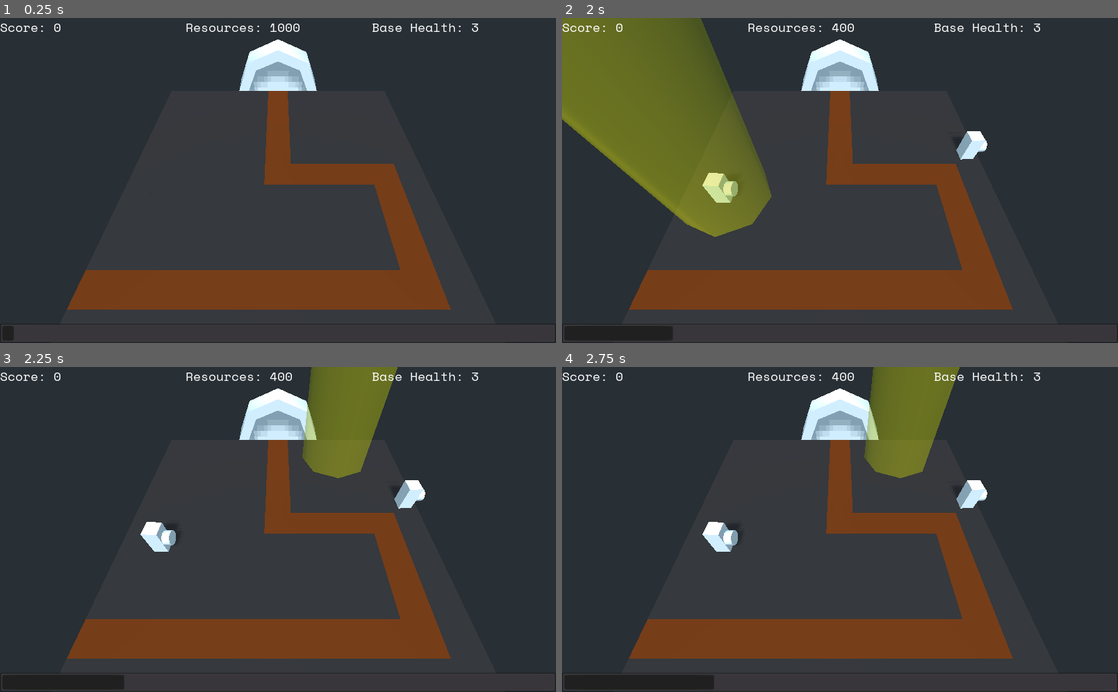
Above: before the commit, frames 1-4 (two rows, left to right).
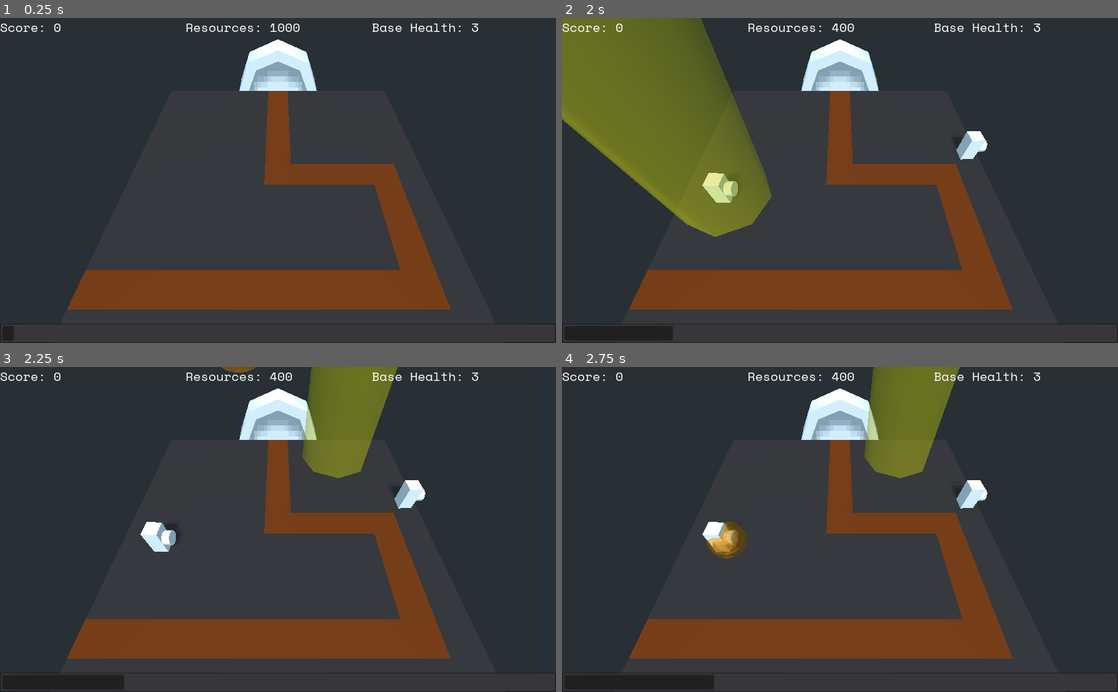
Above: after the commit, the same moments.

Repository: doctor-g/LD51
Game: Godot game, scene res://World.tscn
Same seed, same stepped clock (60 frames per second), same inputs: the game is played once before the commit and once after it.
Inputs (mouse positions are in pixels of both pictures, inside the frame that each line leads up to):
- Up to frame 1 (0.25 s): no input
- Up to frame 2 (2 s): move the mouse to (962, 164) at 0.52 s; tap Z (meteor, bound only after the commit) at 0.6, 1.55 s; click (962, 164) at 0.67 s; move the mouse to (728, 196) at 1.27 s; tap Mouse wheel up (switch_mode) at 1.35 s; click (728, 196) at 1.42 s
- Up to frame 3 (2.25 s): move the mouse to (333, 458) at 2.02 s; tap Z (meteor, bound only after the commit) at 2.1 s; click (333, 458) at 2.17 s
- Up to frame 4 (2.75 s): no input

Frames 1-2 are identical in both runs. In frame 3, less than 0.1% of the frame differs, in the area x 39-46%, y 0-2%; in frame 4, 0.6%, in the area x 25-34%, y 47-59%.

Commit message:
Add defense explosion particles

Diff:
--- a/project/Level/Level.gd
+++ b/project/Level/Level.gd
@@ -7,6 +7,7 @@
 
 const _ENEMY_SPAWN_POINT := Vector2(-1,9)
 const _SHARD_FORCE := 100
+const _METEOR_FALL_DURATION := 1.2
 
 const _PATH := [
 	Vector2(0,9),
@@ -114,6 +115,10 @@
 				_beam.global_translation = _mouse_pos
 				_mode = Mode.BEAM
 
+		elif Input.is_action_just_pressed("meteor"):
+			if _defenses.size()>0:
+				_launch_meteor()
+
 
 func _on_SpawnTimer_timeout():
 	var path_follow := PathFollow.new()
@@ -176,27 +181,39 @@
 
 func _on_MeteorTimer_timeout()->void:
 	if _defenses.size()>0:
-		var index := randi() % _defenses.size()
-		var defense :Spatial = _defenses[index]
-
-		var meteor : Spatial = preload("res://Meteor/Meteor.tscn").instance()
-		meteor.translation = Vector3(0,20,0)
-		add_child(meteor)
-
-		# warning-ignore:return_value_discarded
-		var tween := get_tree().create_tween()
-		tween.tween_property(meteor, 'global_translation', defense.global_translation, 1)
-		# warning-ignore:return_value_discarded
-		tween.set_ease(Tween.EASE_OUT)
-		# warning-ignore:return_value_discarded
-		tween.tween_callback(self, '_on_Meteor_struck', [meteor,index])
+		_launch_meteor()
+
+
+func _launch_meteor()->void:
+	var index := randi() % _defenses.size()
+	var defense :Spatial = _defenses[index]
+
+	var meteor : Spatial = preload("res://Meteor/Meteor.tscn").instance()
+	meteor.translation = Vector3(0,7,0)
+	add_child(meteor)
+
+	var tween := get_tree().create_tween()
+	# warning-ignore:return_value_discarded
+	tween.tween_property(meteor, 'global_translation', defense.global_translation, _METEOR_FALL_DURATION)\
+		.set_trans(Tween.TRANS_CUBIC)\
+		.set_ease(Tween.EASE_IN)
+	# warning-ignore:return_value_discarded
+	tween.tween_callback(self, '_on_Meteor_struck', [meteor,index])
 
 
 func _on_Meteor_struck(meteor:Spatial, defense_index:int)->void:
+	var defense :Spatial = _defenses[defense_index]
+
+	var explosion :CPUParticles= preload("res://Meteor/DefenseExplosion.tscn").instance()
+	add_child(explosion)
+	explosion.global_translation = defense.global_translation
+	explosion.one_shot = true
 	meteor.queue_free()
-	var defense :Spatial = _defenses[defense_index]
 	_defenses.remove(defense_index)
 	defense.queue_free()
+
+	yield(get_tree().create_timer(1.0), "timeout")
+	explosion.queue_free()
 
 
 func _on_Sphere_destroyed(sphere:Spatial)->void:
--- /dev/null
+++ b/project/Meteor/DefenseExplosion.tscn
@@ -0,0 +1,31 @@
+[gd_scene load_steps=5 format=2]
+
+[sub_resource type="SpatialMaterial" id=3]
+vertex_color_use_as_albedo = true
+
+[sub_resource type="SphereMesh" id=1]
+material = SubResource( 3 )
+radius = 0.25
+height = 0.5
+radial_segments = 16
+rings = 8
+
+[sub_resource type="Curve" id=4]
+_data = [ Vector2( 0.00332226, 0.995454 ), 0.0, 0.0, 0, 0, Vector2( 0.737542, 0.659091 ), -1.47764, -1.47764, 0, 0, Vector2( 0.976744, 0.0318182 ), -3.24043, 0.0, 0, 0 ]
+
+[sub_resource type="Gradient" id=2]
+offsets = PoolRealArray( 0, 0.586331, 1 )
+colors = PoolColorArray( 1, 0.916992, 0, 1, 1, 0.411765, 0.0196078, 1, 0.315918, 0.177499, 0.116001, 1 )
+
+[node name="DefenseExplosion" type="CPUParticles"]
+amount = 40
+lifetime = 0.8
+explosiveness = 0.9
+mesh = SubResource( 1 )
+emission_shape = 1
+emission_sphere_radius = 0.5
+direction = Vector3( 0, 1, 0 )
+spread = 15.0
+initial_velocity = 3.0
+scale_amount_curve = SubResource( 4 )
+color_ramp = SubResource( 2 )
--- a/project/Meteor/Meteor.tscn
+++ b/project/Meteor/Meteor.tscn
@@ -1,12 +1,28 @@
-[gd_scene load_steps=2 format=2]
+[gd_scene load_steps=4 format=2]
 
-[sub_resource type="SphereShape" id=1]
-radius = 0.5
+[sub_resource type="OpenSimplexNoise" id=3]
+
+[sub_resource type="NoiseTexture" id=1]
+width = 32
+height = 32
+seamless = true
+as_normalmap = true
+noise = SubResource( 3 )
+
+[sub_resource type="SpatialMaterial" id=2]
+flags_transparent = true
+albedo_color = Color( 1, 0.541176, 0, 0.517647 )
+normal_enabled = true
+normal_scale = 16.0
+normal_texture = SubResource( 1 )
 
 [node name="Meteor" type="Spatial"]
 
 [node name="CSGSphere" type="CSGSphere" parent="."]
 radius = 0.5
+material = SubResource( 2 )
 
-[node name="CollisionShape" type="CollisionShape" parent="."]
-shape = SubResource( 1 )
+[node name="Aura" type="CSGSphere" parent="."]
+transform = Transform( 0.5, 0, -0.866025, 0, 1, 0, 0.866025, 0, 0.5, 0, 0, 0 )
+radius = 0.65
+material = SubResource( 2 )
--- a/project/project.godot
+++ b/project/project.godot
@@ -46,6 +46,11 @@
 , Object(InputEventKey,"resource_local_to_scene":false,"resource_name":"","device":0,"alt":false,"shift":false,"control":false,"meta":false,"command":false,"pressed":false,"scancode":32,"physical_scancode":0,"unicode":0,"echo":false,"script":null)
  ]
 }
+meteor={
+"deadzone": 0.5,
+"events": [ Object(InputEventKey,"resource_local_to_scene":false,"resource_name":"","device":0,"alt":false,"shift":false,"control":false,"meta":false,"command":false,"pressed":false,"scancode":90,"physical_scancode":0,"unicode":0,"echo":false,"script":null)
+ ]
+}
 
 [layer_names]
 
